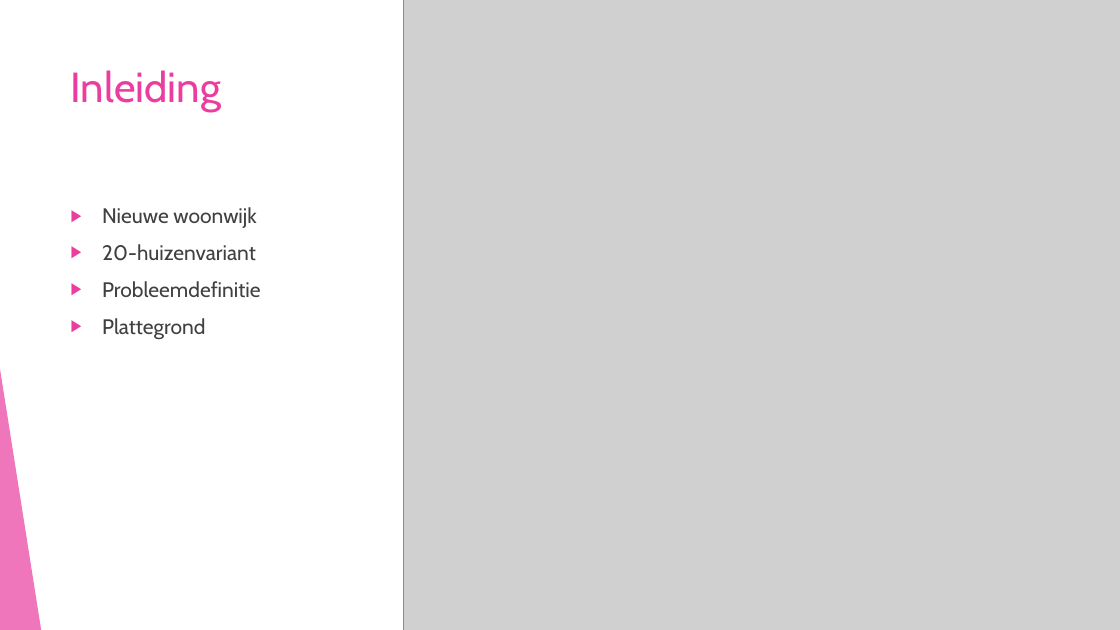
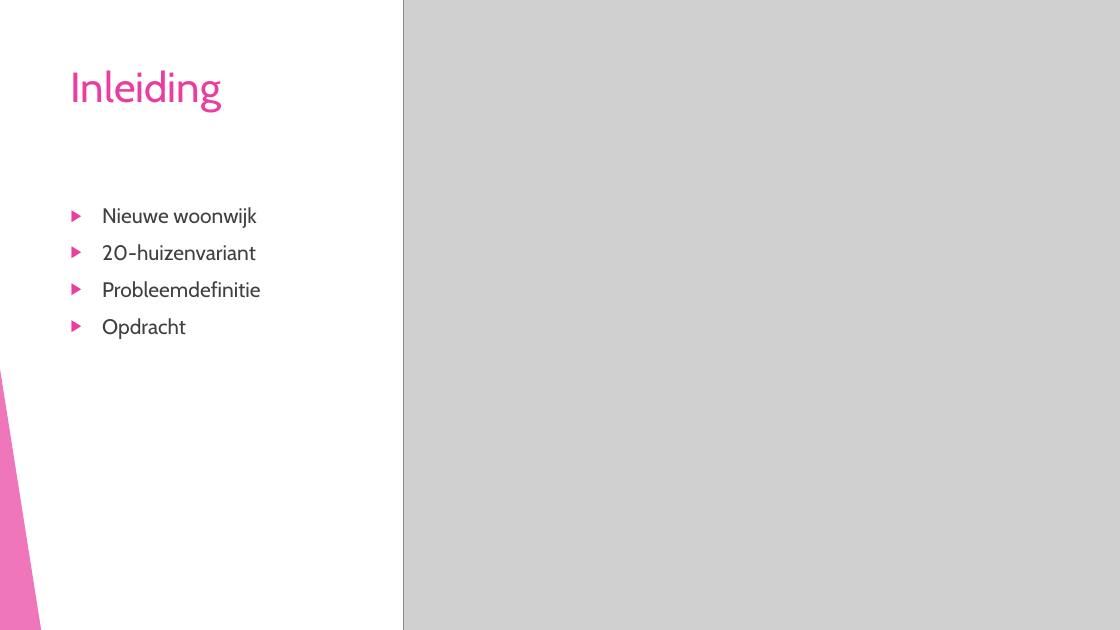
Before and after one commit to corne12345/Lekker-oke-, a slide deck: slide 3 of powerpoints/Amstelhaege PP 2.pptx. Drawn at 1120x630 pixels with LibreOffice and Linux fonts; fonts in the diff are those of the drawing; grey boxes stand for pictures. Boxes give left, top, right and bottom in pixels: in the first picture for what was removed or moved away, otherwise in the second. Text is boxed around its words. In the diff, an @@ line names an element or a change of style, - is before the commit and + after.

```diff
--- a/powerpoints/Amstelhaege PP 2.pptx
+++ b/powerpoints/Amstelhaege PP 2.pptx
@@ text at box(102, 318, 186, 339): text changed @@
-▶ Plattegrond
+▶ Opdracht
```
Also in this commit, not shown: 4 other slides changed, 6 slides added, 2 slides removed.
